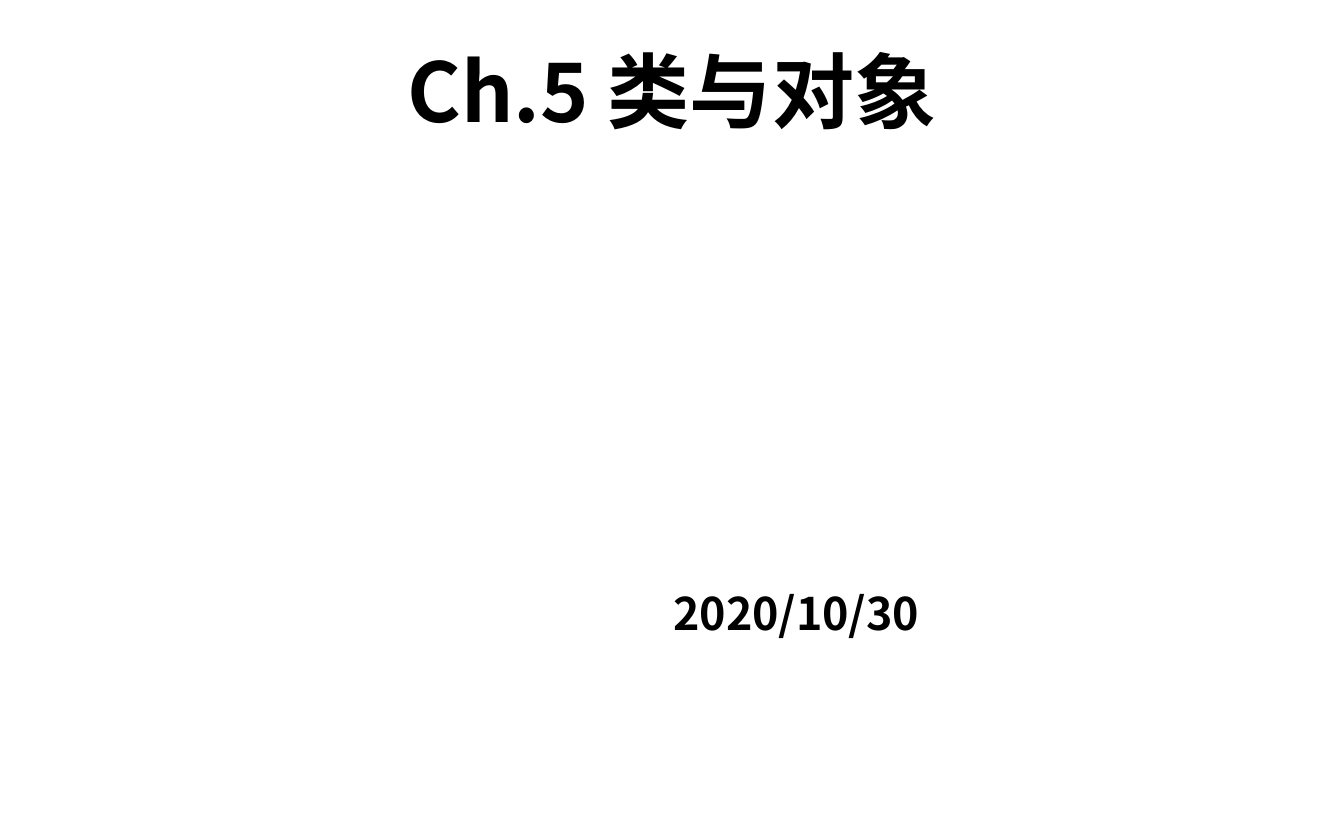
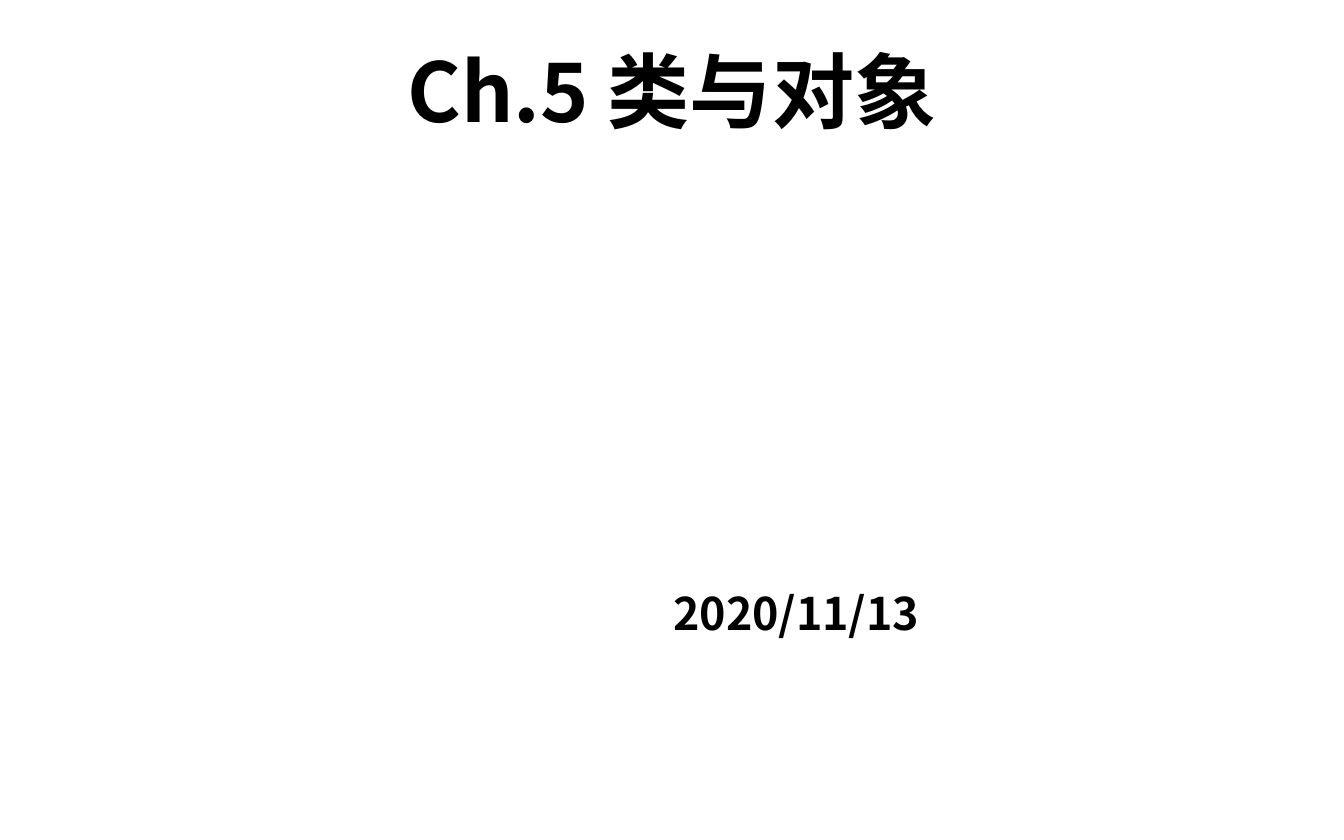
Before and after one commit to zuoshenghuang/curriculum, a slide deck: slide 1 of programming/2018/ch_5_object.pptx. Drawn at 1344x840 pixels with LibreOffice and Linux fonts; fonts in the diff are those of the drawing; background and template pictures are left out. Boxes give left, top, right and bottom in pixels: in the first picture for what was removed or moved away, otherwise in the second. Text is boxed around its words. In the diff, an @@ line names an element or a change of style, - is before the commit and + after.

```diff
--- a/programming/2018/ch_5_object.pptx
+++ b/programming/2018/ch_5_object.pptx
@@ text at (x1=673, y1=594, x2=919, y2=638): text changed @@
-2020/10/30
+2020/11/13
```
Also in this commit, not shown: 1 other file.
